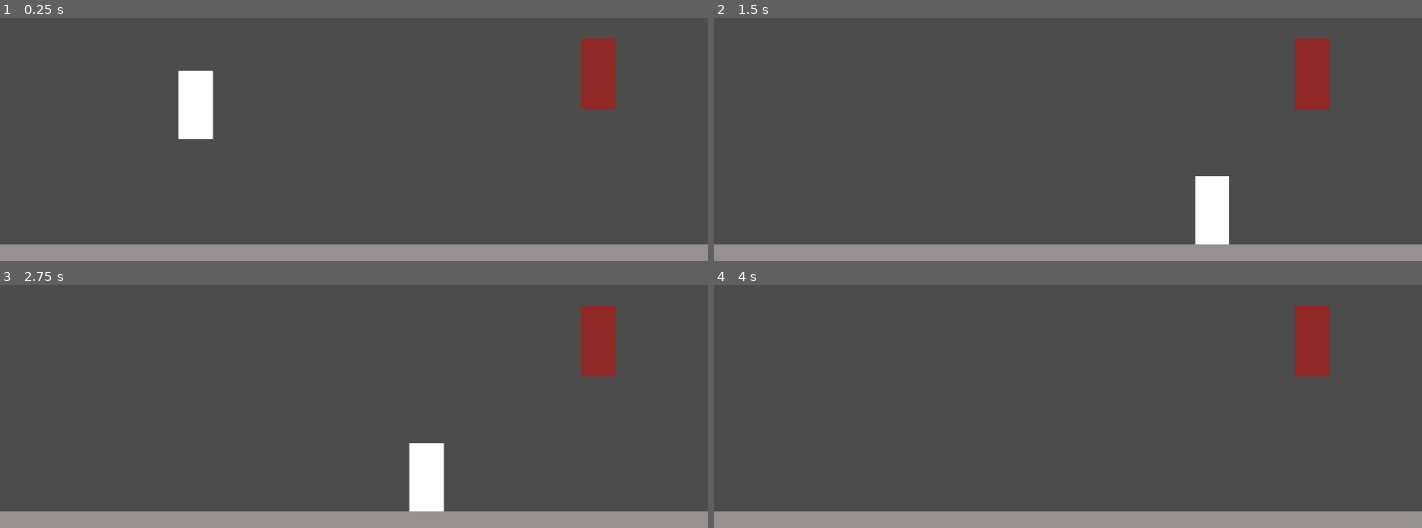
Above: before the commit, frames 1-4 (two rows, left to right).
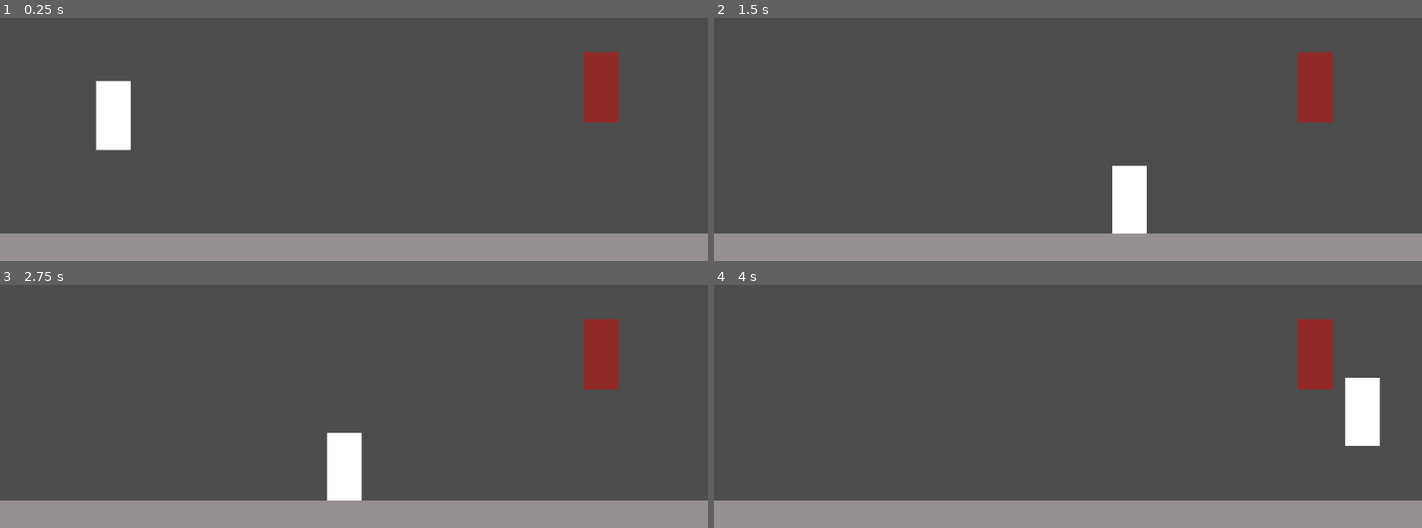
Above: after the commit, the same moments.

Repository: sredna43/gameoff2020
Game: Godot game, scene res://scenes/levels/TestWorld.tscn
Same seed, same stepped clock (60 frames per second), same inputs: the game is played once before the commit and once after it.
Inputs:
- Up to frame 1 (0.25 s): no input
- Up to frame 2 (1.5 s): hold Shift (player_run) 0.53-1.28 s; hold D (player_right) from 0.53 s (still down); tap W (player_jump) at 0.77 s; tap Shift (player_run) at 1.35 s
- Up to frame 3 (2.75 s): tap W (player_jump) at 1.52 s; release D (player_right) at 2.03 s; hold A (player_left) from 2.03 s (still down); hold Shift (player_run) from 2.03 s (still down)
- Up to frame 4 (4 s): release A (player_left) at 2.78 s; release Shift (player_run) at 2.78 s; hold D (player_right) from 2.78 s (still down); tap Shift (player_run) at 2.85 s; tap W (player_jump) at 3.02, 3.77 s; hold Shift (player_run) from 3.53 s (still down)

The runs differ from the first frame. In frame 1, 8.0% of the frame differs, in the area x 0-100%, y 8-94%; in frame 2, 7.6%; in frame 3, 7.7%; in frame 4, 6.5%.
Error before the commit: Parse Error: The identifier "EnemyFSM" isn't a valid type (not a script or class), or couldn't be found on base "self". (res://scenes/enemies/TestEnemy/scripts…
Error after the commit: Invalid get index 'position' (on base: 'null instance'). (res://scenes/enemies/TestEnemy/scripts/state_machine/states/walk.gd:8)

Commit message:
Added enemy fsm

Diff:
--- a/Godot/project.godot
+++ b/Godot/project.godot
@@ -9,6 +9,11 @@
 config_version=4
 
 _global_script_classes=[ {
+"base": "Node2D",
+"class": "EnemyFSM",
+"language": "GDScript",
+"path": "res://scenes/enemies/TestEnemy/scripts/state_machine/enemy_fsm.gd"
+}, {
 "base": "Node2D",
 "class": "EnemyState",
 "language": "GDScript",
@@ -35,6 +40,7 @@
 "path": "res://scenes/enemies/TestEnemy/scripts/controller.gd"
 } ]
 _global_script_class_icons={
+"EnemyFSM": "",
 "EnemyState": "",
 "Player": "",
 "PlayerFSM": "",
--- a/Godot/scenes/enemies/TestEnemy/Enemy.tscn
+++ b/Godot/scenes/enemies/TestEnemy/Enemy.tscn
@@ -1,6 +1,8 @@
-[gd_scene load_steps=3 format=2]
+[gd_scene load_steps=5 format=2]
 
 [ext_resource path="res://scenes/enemies/TestEnemy/scripts/controller.gd" type="Script" id=1]
+[ext_resource path="res://scenes/enemies/TestEnemy/scripts/state_machine/enemy_fsm.gd" type="Script" id=2]
+[ext_resource path="res://scenes/enemies/TestEnemy/scripts/state_machine/states/walk.gd" type="Script" id=3]
 
 [sub_resource type="CapsuleShape2D" id=1]
 
@@ -12,6 +14,10 @@
 }
 
 [node name="States" type="Node2D" parent="."]
+script = ExtResource( 2 )
+
+[node name="Walk" type="Node2D" parent="States"]
+script = ExtResource( 3 )
 
 [node name="Timers" type="Node" parent="."]
 
--- a/Godot/scenes/enemies/TestEnemy/scripts/controller.gd
+++ b/Godot/scenes/enemies/TestEnemy/scripts/controller.gd
@@ -12,6 +12,8 @@
 var velocity: Vector2 = Vector2.ZERO
 var vx: float = 0 setget _set_vx, _get_vx
 var vy: float = 0 setget _set_vy, _get_vy
+var direction: int = 0
+
 
 # Timers
 onready var attack_timer: Timer = $Timers/AttackTimer
@@ -22,30 +24,30 @@
 # Core functions
 
 func _ready():
-    state_machine.init(self)
+	state_machine.init(self)
 
 func _physics_process(delta: float) -> void:
-    state_machine.run()
+	state_machine.run()
 
 func apply_gravity():
-    if velocity.y <= terminal_velocity:
-        velocity.y += gravity
+	if velocity.y <= terminal_velocity:
+		velocity.y += gravity
 
 func move():
-    velocity = move_and_slide(velocity, Vector2.UP)
+	velocity = move_and_slide(velocity, Vector2.UP)
 
 # Setters and Getters
 
 func _set_vx(val:float) -> void:
-    velocity.x = val
-    vx = val
+	velocity.x = val
+	vx = val
 
 func _get_vx() -> float:
-    return vx
+	return vx
 
 func _set_vy(val:float) -> void:
-    velocity.y = val
-    vy = val
+	velocity.y = val
+	vy = val
 
 func _get_vy() -> float:
-    return vy
+	return vy
--- /dev/null
+++ b/Godot/scenes/enemies/TestEnemy/scripts/state_machine/states/walk.gd
@@ -0,0 +1,10 @@
+#Enemy walk state
+
+extends EnemyState
+
+var walk_speed
+
+func _physics_process(delta):
+    var direction = ($Player. position - position).normalize()
+    var motion = direction * walk_speed * delta
+    position += motion
--- a/Godot/scenes/levels/TestWorld.tscn
+++ b/Godot/scenes/levels/TestWorld.tscn
@@ -1,17 +1,20 @@
-[gd_scene load_steps=4 format=2]
+[gd_scene load_steps=5 format=2]
 
 [ext_resource path="res://scenes/enemies/TestEnemy/Enemy.tscn" type="PackedScene" id=1]
 [ext_resource path="res://scenes/tiles/TestTile.tscn" type="PackedScene" id=2]
 [ext_resource path="res://scenes/player/Player.tscn" type="PackedScene" id=3]
+[ext_resource path="res://scenes/enemies/TestEnemy/scripts/state_machine/enemy_fsm.gd" type="Script" id=4]
 
 [node name="Node2D" type="Node2D"]
+position = Vector2( 839.602, 319.902 )
+
+[node name="Enemy" parent="." instance=ExtResource( 1 )]
+position = Vector2( 29.6543, 28.0062 )
+script = ExtResource( 4 )
 
 [node name="Player" parent="." instance=ExtResource( 3 )]
-position = Vector2( 283.074, 303.169 )
+position = Vector2( -675.842, -0.987762 )
 
 [node name="Node2D" parent="." instance=ExtResource( 2 )]
-position = Vector2( 539.972, 595.71 )
+position = Vector2( -347.012, 260.571 )
 scale = Vector2( 2.32, 1 )
-
-[node name="Enemy" parent="." instance=ExtResource( 1 )]
-position = Vector2( 865.22, 328.355 )
--- a/Godot/scenes/player/Player.tscn
+++ b/Godot/scenes/player/Player.tscn
@@ -28,10 +28,13 @@
 
 [node name="Run" type="Node2D" parent="States"]
 script = ExtResource( 5 )
+
 [node name="Jump" type="Node2D" parent="States"]
 script = ExtResource( 6 )
+
 [node name="Air" type="Node2D" parent="States"]
 script = ExtResource( 7 )
+
 [node name="CollisionShape2D" type="CollisionShape2D" parent="."]
 shape = SubResource( 1 )
 
